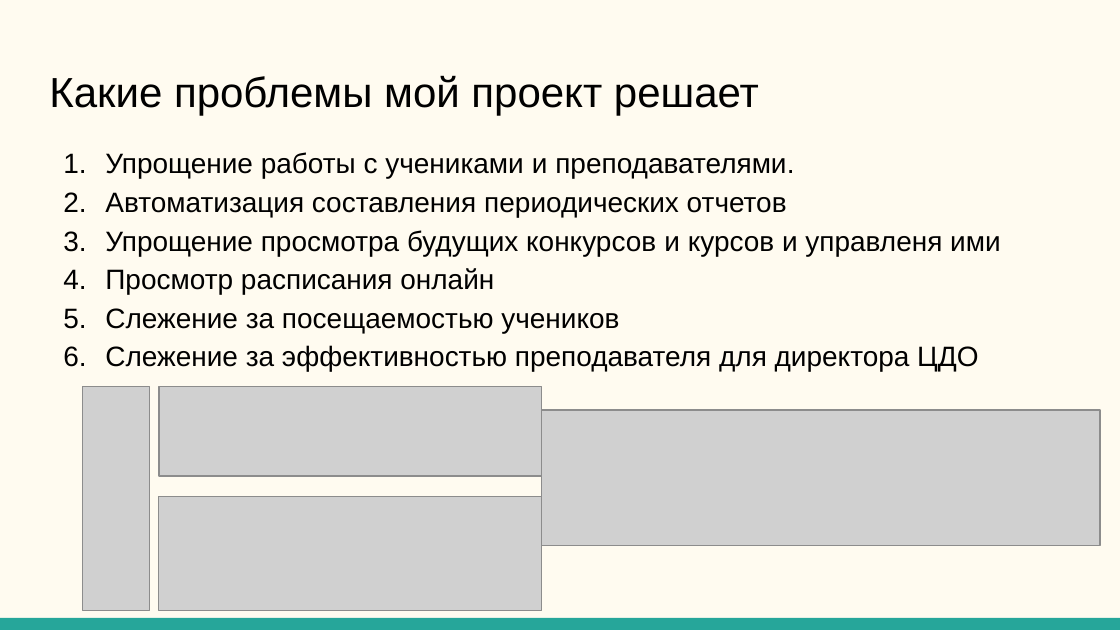
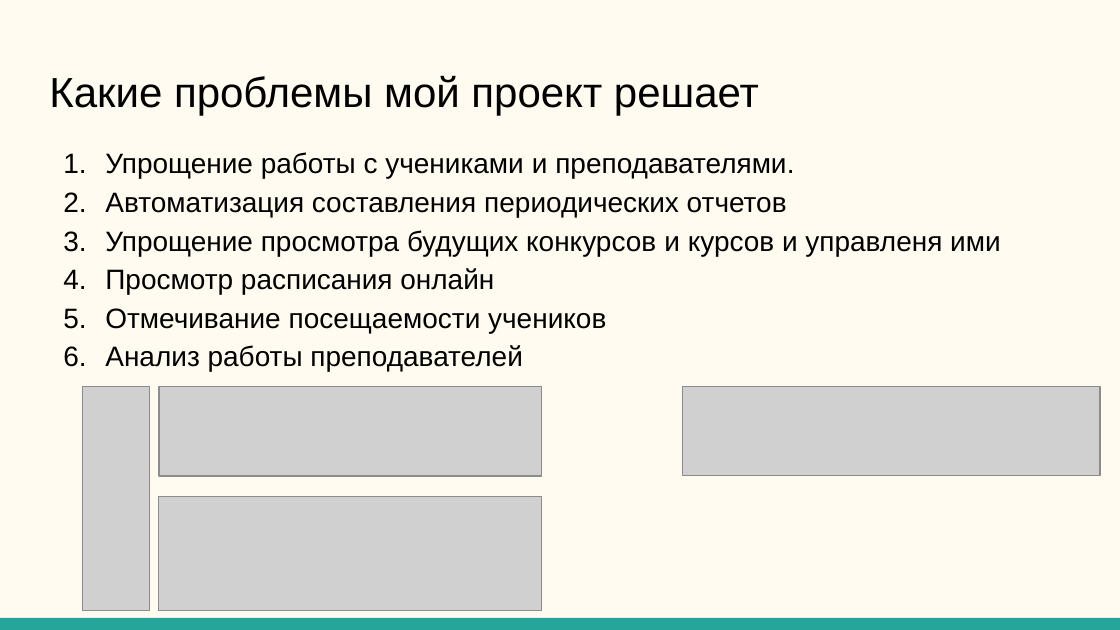
Before and after one commit to qu-een-li/CRM_CAE_IT-CUBE_Vladikavkaz, a slide deck: slide 3 of CRM для Центров Дополнительного образования.pptx. Drawn at 1120x630 pixels with LibreOffice and Linux fonts; fonts in the diff are those of the drawing; grey boxes stand for pictures. Boxes give left, top, right and bottom in pixels: in the first picture for what was removed or moved away, otherwise in the second. Text is boxed around its words. In the diff, an @@ line names an element or a change of style, - is before the commit and + after.

```diff
--- a/CRM для Центров Дополнительного образования.pptx
+++ b/CRM для Центров Дополнительного образования.pptx
@@ text at box(105, 308, 606, 372): text changed @@
-5. Слежение за посещаемостью учеников
-6. Слежение за эффективностью преподавателя для директора ЦДО
+5. Отмечивание посещаемости учеников
+6. Анализ работы преподавателей
@@ picture: place and size @@
-picture at box(542, 410, 1100, 545)
+picture at box(682, 386, 1100, 476)
```
Also in this commit, not shown: 4 other slides changed, 1 other file.
